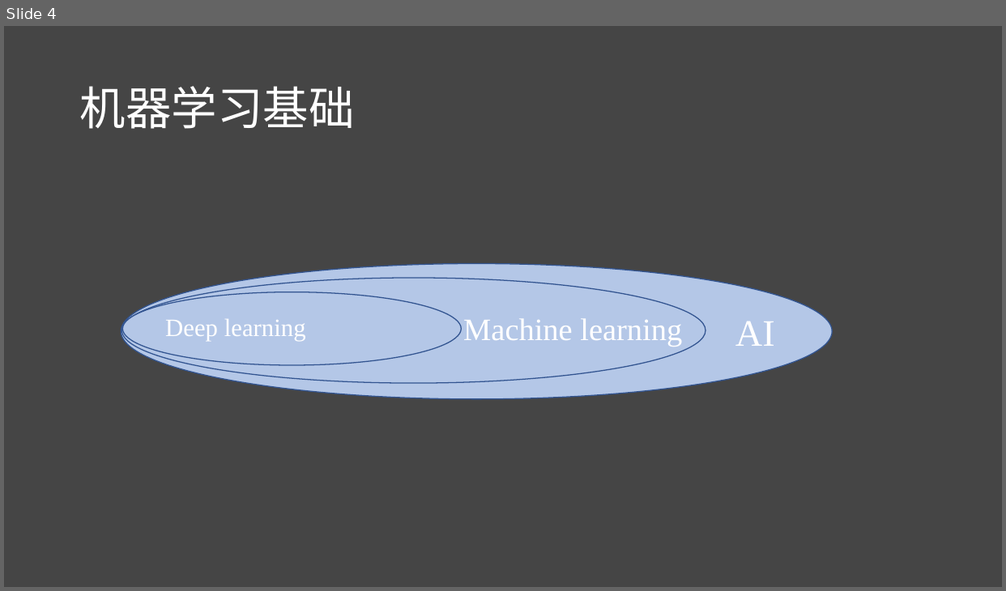
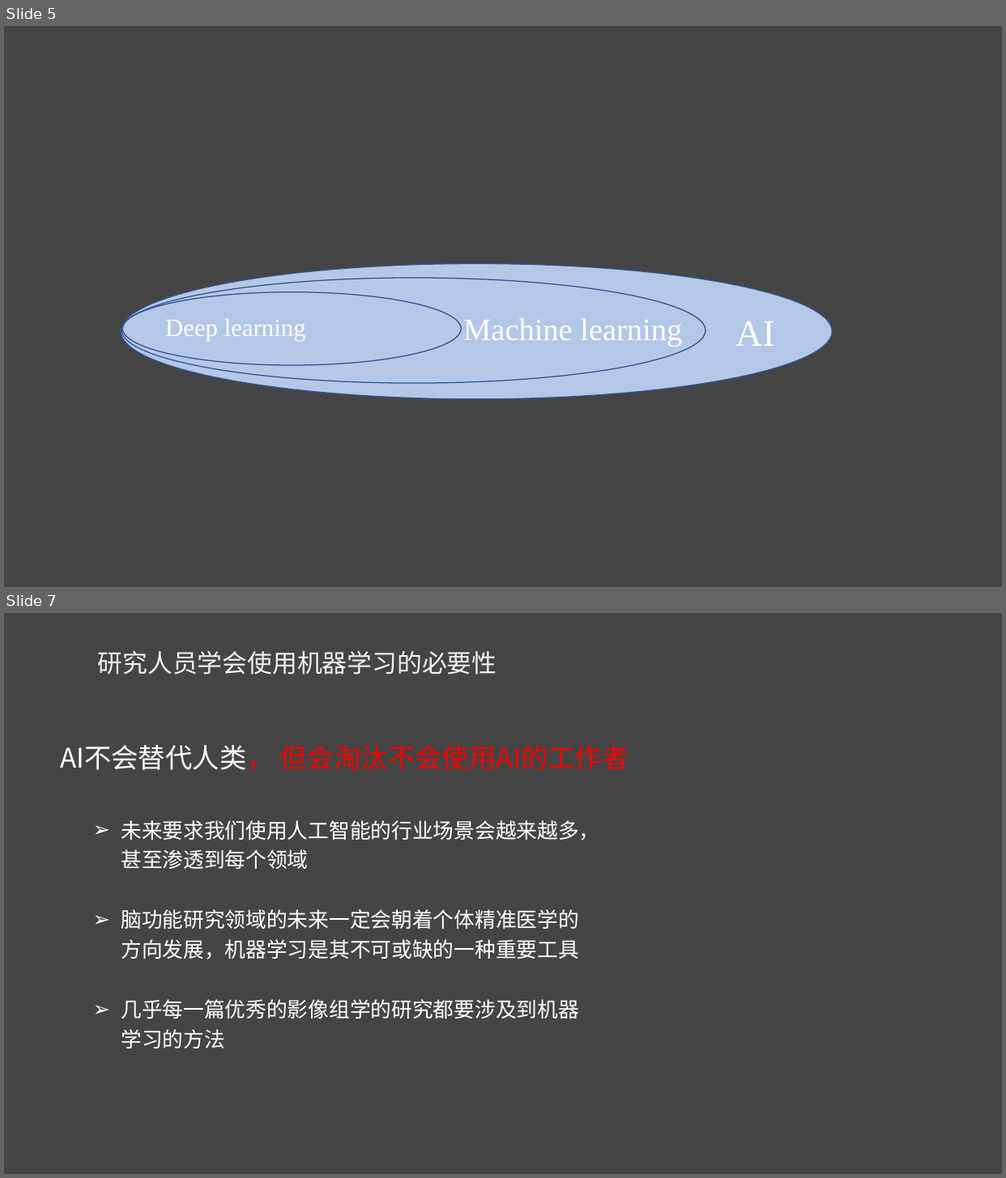
Before and after one commit to lichao312214129/lc_rsfmri_tools_python, a slide deck: 第一届机器学习培训班/第一届机器学习实战班.pptx. Shown one above the other, each under a label of ours: slide 4 before the commit, slides 5 and 7 after it; the slides between them are not shown. The pictures are 1006x591 and 1006x1178 pixels, drawn with LibreOffice and Linux fonts; fonts in the diff are those of the drawing. Boxes give left, top, right and bottom in pixels: in the first picture for what was removed or moved away, otherwise in the second. Text is boxed around its words. In the diff, an @@ line names an element or a change of style, - is before the commit and + after.

```diff
--- a/第一届机器学习培训班/第一届机器学习实战班.pptx
+++ b/第一届机器学习培训班/第一届机器学习实战班.pptx
@@ slide 7 added at box(4, 613, 1002, 1174), background #454545 @@
@@ text added at box(98, 651, 497, 675), 24 pt, text #F2F2F2 @@
+    研究人员学会使用机器学习的必要性
@@ text added at box(60, 745, 629, 771), 26 pt, text #FF0000 @@
+AI不会替代人类， 但会淘汰不会使用AI的工作者
@@ text added at box(121, 820, 599, 1049), 20 pt, text #FFFFFF @@
+➢ 未来要求我们使用人工智能的行业场景会越来越多，甚至渗透到每个领域
+➢ 脑功能研究领域的未来一定会朝着个体精准医学的方向发展，机器学习是其不可或缺的一种重要工具
+➢ 几乎每一篇优秀的影像组学的研究都要涉及到机器学习的方法
@@ what was slide 4 is now slide 5 @@
@@ slide 5 changed as well @@
@@ title removed at box(80, 86, 355, 129) @@
-机器学习基础
```
Also in this commit, not shown: 6 other slides changed, 11 other slides added, 1 slide removed, 1 other file.
